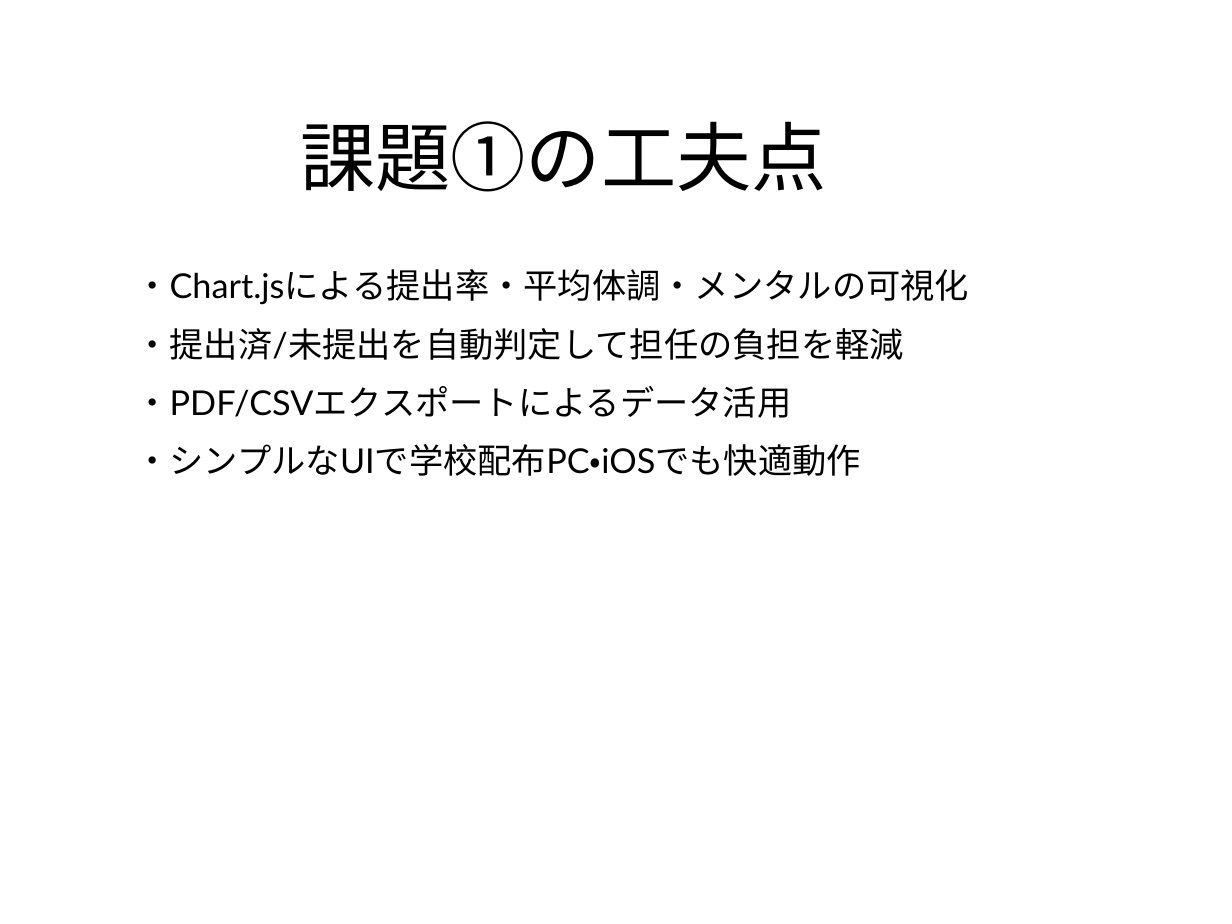
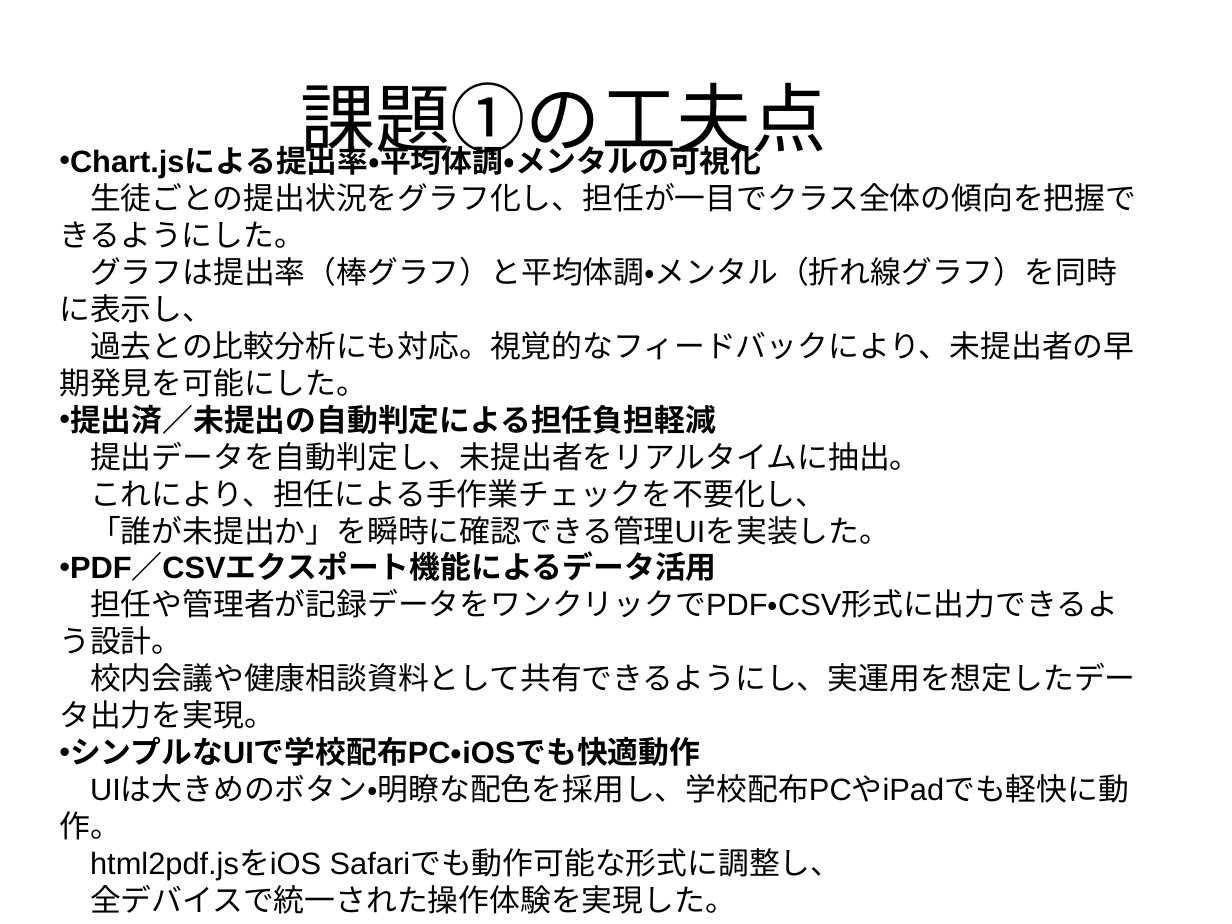
Before and after one commit to tabo0972818/school-journal, a slide deck: slide 11 of public/doc/SchoolJournal_Presentation_Template_v3.pptx. Drawn at 1232x924 pixels with LibreOffice and Linux fonts; fonts in the diff are those of the drawing. Boxes give left, top, right and bottom in pixels: in the first picture for what was removed or moved away, otherwise in the second. Text is boxed around its words. In the diff, an @@ line names an element or a change of style, - is before the commit and + after.

Commit message:
final submission: インターン課題最終版（修正版マニュアル＋プレゼン＋UI最終調整）

```diff
--- a/public/doc/SchoolJournal_Presentation_Template_v3.pptx
+++ b/public/doc/SchoolJournal_Presentation_Template_v3.pptx
@@ text "課題①の工夫点" rewrapped from box(300, 121, 827, 192) to box(300, 82, 827, 165) @@
@@ text added at box(59, 148, 1136, 914), 18 pt, text #000000 @@
+• Chart.jsによる提出率・平均体調・メンタルの可視化
+  生徒ごとの提出状況をグラフ化し、担任が一目でクラス全体の傾向を把握できるようにした。
+  グラフは提出率（棒グラフ）と平均体調・メンタル（折れ線グラフ）を同時に表示し、
+  過去との比較分析にも対応。視覚的なフィードバックにより、未提出者の早期発見を可能にした。
+• 提出済／未提出の自動判定による担任負担軽減
+  提出データを自動判定し、未提出者をリアルタイムに抽出。
+  これにより、担任による手作業チェックを不要化し、
+  「誰が未提出か」を瞬時に確認できる管理UIを実装した。
+• PDF／CSVエクスポート機能によるデータ活用
+  担任や管理者が記録データをワンクリックでPDF・CSV形式に出力できるよう設計。
+  校内会議や健康相談資料として共有できるようにし、実運用を想定したデータ出力を実現。
+• シンプルなUIで学校配布PC・iOSでも快適動作
+  UIは大きめのボタン・明瞭な配色を採用し、学校配布PCやiPadでも軽快に動作。
+  html2pdf.jsをiOS Safariでも動作可能な形式に調整し、
+  全デバイスで統一された操作体験を実現した。
@@ text removed at box(135, 269, 969, 476) @@
-・Chart.jsによる提出率・平均体調・メンタルの可視化
-・提出済/未提出を自動判定して担任の負担を軽減
-・PDF/CSVエクスポートによるデータ活用
-・シンプルなUIで学校配布PC・iOSでも快適動作
```
Also in this commit, not shown: 2 other slides changed, 3 other files.
